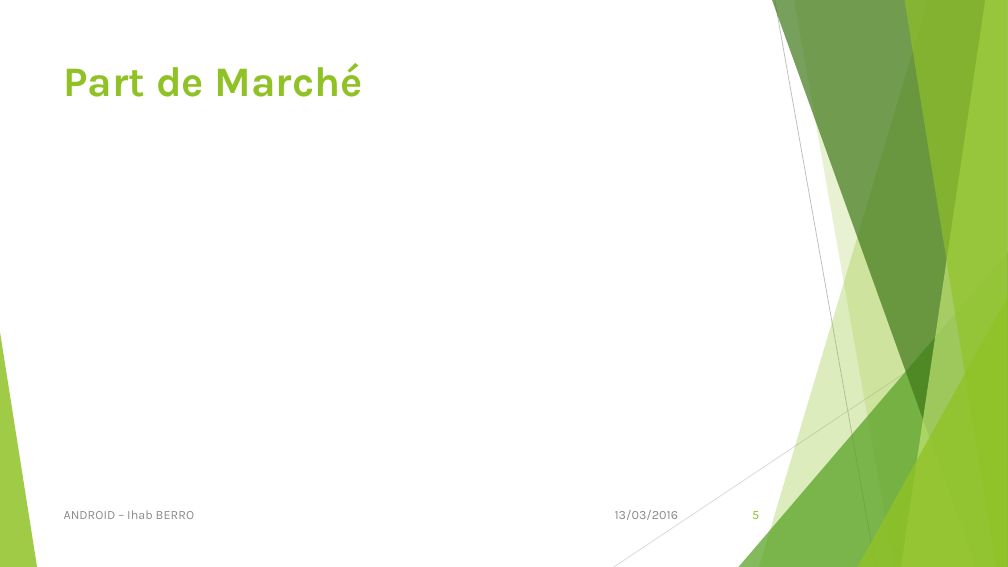
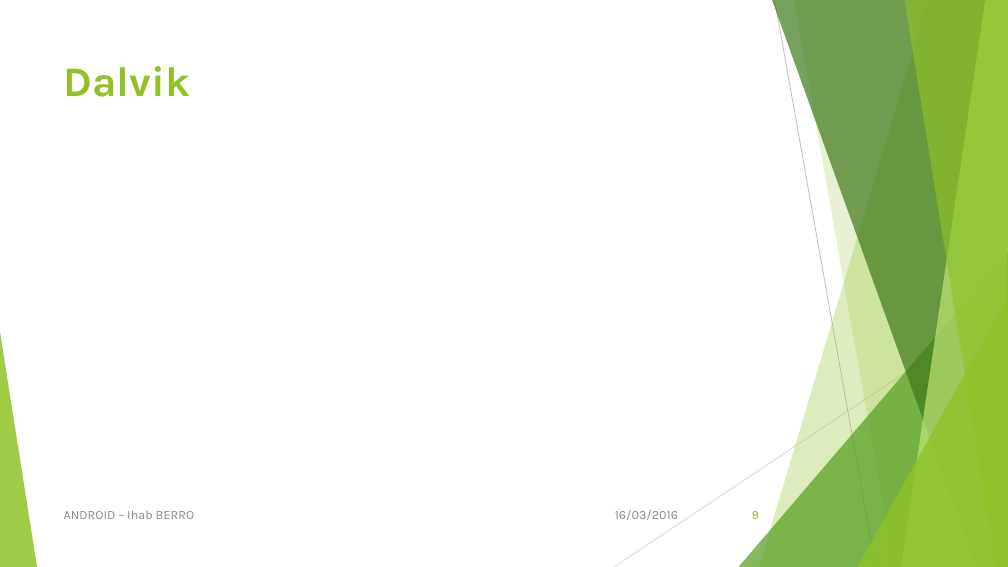
Before and after one commit to iberro/SMB214, a slide deck: slide 9 of Android.pptx (slide 5 before the commit). Drawn at 1008x567 pixels with LibreOffice and Linux fonts; fonts in the diff are those of the drawing. Boxes give left, top, right and bottom in pixels: in the first picture for what was removed or moved away, otherwise in the second. Text is boxed around its words. In the diff, an @@ line names an element or a change of style, - is before the commit and + after.

```diff
--- a/Android.pptx
+++ b/Android.pptx
@@ title at bbox=[64, 66, 190, 97]: text changed @@
-Part de Marché
+Dalvik
@@ text at bbox=[615, 510, 678, 520]: text changed @@
-13/03/2016
+16/03/2016
@@ page number at bbox=[752, 511, 759, 519]: text changed @@
-5
+9
```
Also in this commit, not shown: 15 other slides changed, 3 slides added.
